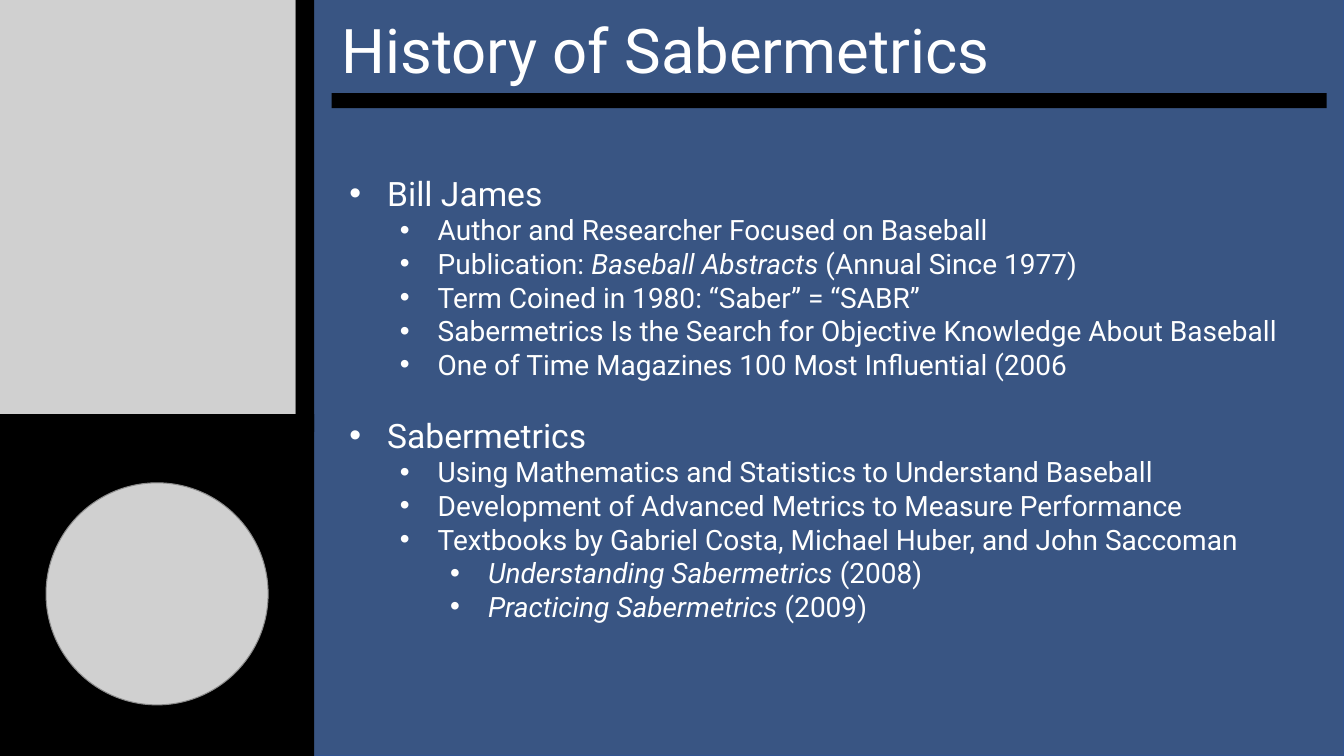
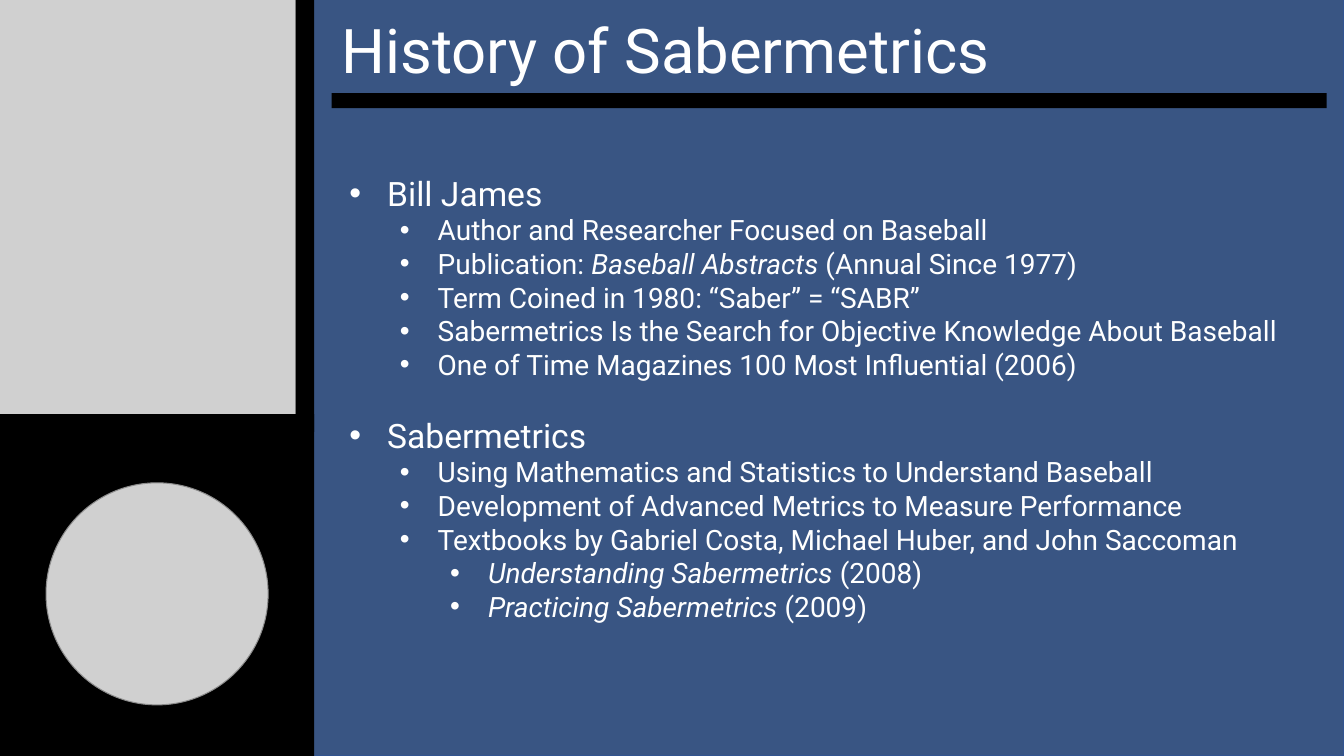
Before and after one commit to SuperMarioGiacomazzo/STOR390_WEBSITE, a slide deck: slide 4 of Slides/Baseball 1/Baseball_1_Lecture.pptx. Drawn at 1344x756 pixels with LibreOffice and Linux fonts; fonts in the diff are those of the drawing; grey boxes stand for pictures. Boxes give left, top, right and bottom in pixels: in the first picture for what was removed or moved away, otherwise in the second. Text is boxed around its words. In the diff, an @@ line names an element or a change of style, - is before the commit and + after.

```diff
--- a/Slides/Baseball 1/Baseball_1_Lecture.pptx
+++ b/Slides/Baseball 1/Baseball_1_Lecture.pptx
@@ text at bbox=[438, 352, 1076, 381]: text changed @@
-  • One of Time Magazines 100 Most Influential (2006
+  • One of Time Magazines 100 Most Influential (2006)
```
Also in this commit, not shown: 1 other slide changed, 19 other files.
